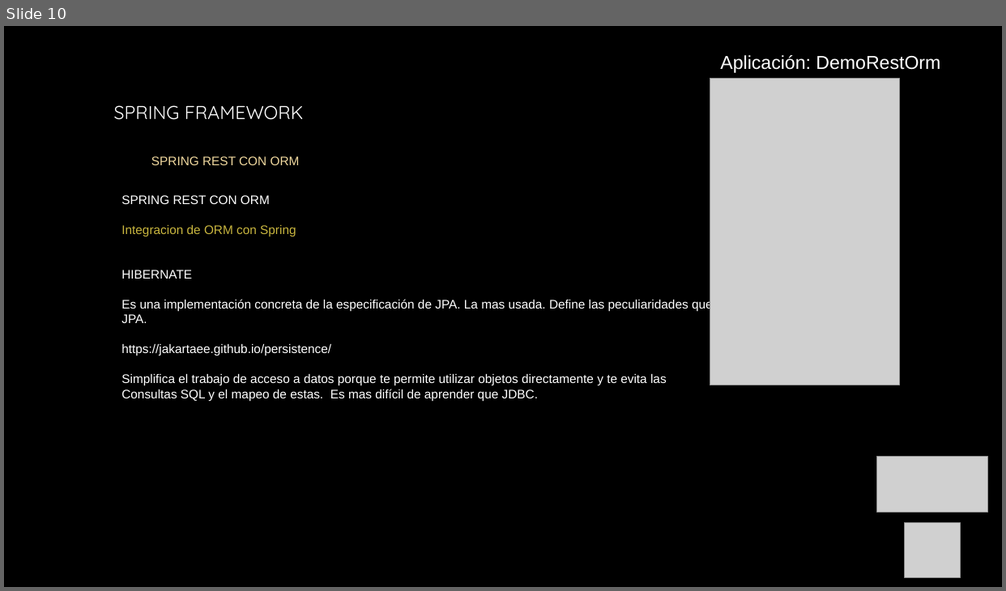
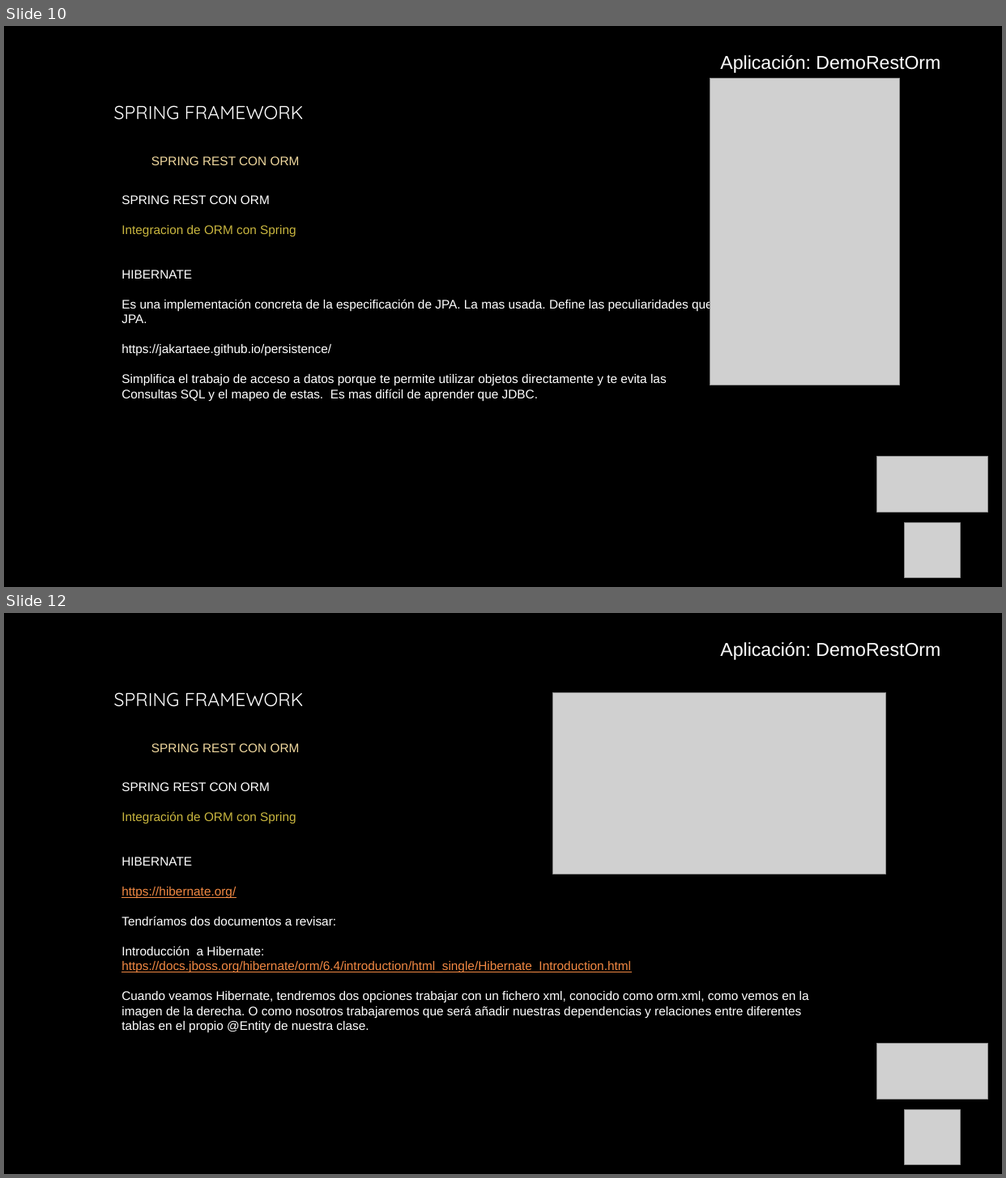
Before and after one commit to AntonioPardoRuiz/cursoSpring, a slide deck: Unidad 13- Spring Rest con ORM.pptx. Shown one above the other, each under a label of ours: slide 10 before the commit, slides 10 and 12 after it; the slides between them are not shown. The pictures are 1006x591 and 1006x1178 pixels, drawn with LibreOffice and Linux fonts; fonts in the diff are those of the drawing; grey boxes stand for pictures; background and template pictures are left out. Boxes give left, top, right and bottom in pixels: in the first picture for what was removed or moved away, otherwise in the second. Text is boxed around its words. In the diff, an @@ line names an element or a change of style, - is before the commit and + after.

Commit message:
Añadimos nueva funcionalidad de Hibernate

```diff
--- a/Unidad 13- Spring Rest con ORM.pptx
+++ b/Unidad 13- Spring Rest con ORM.pptx
@@ slide 12 added at box(4, 613, 1002, 1174), background picture (left out) @@
@@ text added at box(720, 642, 940, 660), 18 pt, text #FFFFFF @@
+  Aplicación: DemoRestOrm
@@ text added at box(114, 692, 304, 752), 12 pt, text #F1D99F @@
+SPRING FRAMEWORK
+  SPRING REST CON ORM
@@ picture added at box(552, 692, 886, 874) @@
@@ text added at box(121, 782, 809, 1033), 12 pt, text #FFFFFF @@
+  SPRING REST CON ORM
+  Integración de ORM con Spring
+  HIBERNATE
+  https://hibernate.org/
+  Tendríamos dos documentos a revisar:
+  Introducción a Hibernate:
+  https://docs.jboss.org/hibernate/orm/6.4/introduction/html_single/Hibernate_Introduction.html
+  Cuando veamos Hibernate, tendremos dos opciones trabajar con un fichero xml, conocido como orm.xml, como vemos en la imagen de la derecha. O como nosotros trabajaremos que será añadir nuestras dependencias y relaciones entre diferentes tablas en el propio @Entity de nuestra clase.
@@ picture added at box(877, 1044, 987, 1100) @@
@@ picture added at box(905, 1110, 960, 1165) @@
```
Also in this commit, not shown: 3 slides changed, 15 other slides added, 17 other files.
